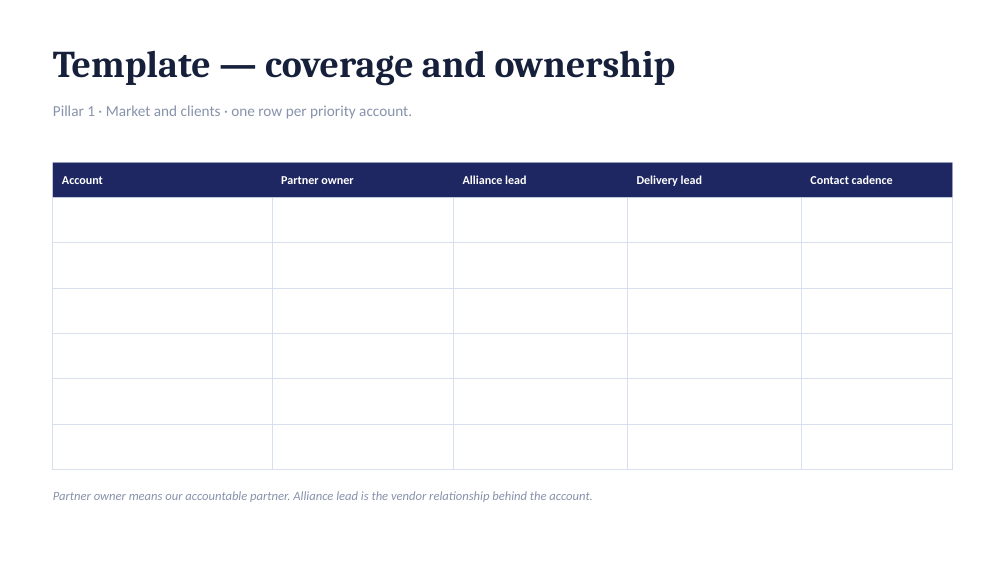
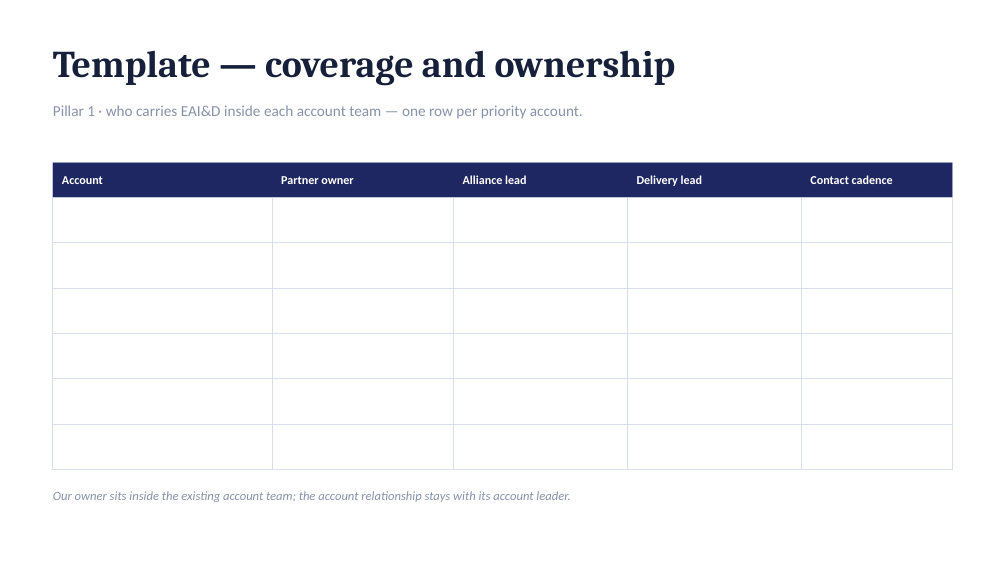
Before and after one commit to dhajjar-cyber/bae, a slide deck: slide 32 of FSI strategy/EAI&D-FSI-Strategy-Development-Plan.pptx. Drawn at 1008x567 pixels with LibreOffice and Linux fonts; fonts in the diff are those of the drawing. Boxes give left, top, right and bottom in pixels: in the first picture for what was removed or moved away, otherwise in the second. Text is boxed around its words. In the diff, an @@ line names an element or a change of style, - is before the commit and + after.

```diff
--- a/FSI strategy/EAI&D-FSI-Strategy-Development-Plan.pptx
+++ b/FSI strategy/EAI&D-FSI-Strategy-Development-Plan.pptx
@@ text at [53, 105, 583, 119]: text changed @@
-Pillar 1 · Market and clients · one row per priority account.
+Pillar 1 · who carries EAI&D inside each account team — one row per priority account.
@@ text at [53, 491, 570, 502]: text changed @@
-Partner owner means our accountable partner. Alliance lead is the vendor relationship behind the account.
+Our owner sits inside the existing account team; the account relationship stays with its account leader.
```
Also in this commit, not shown: 3 other slides changed, 1 other file.
